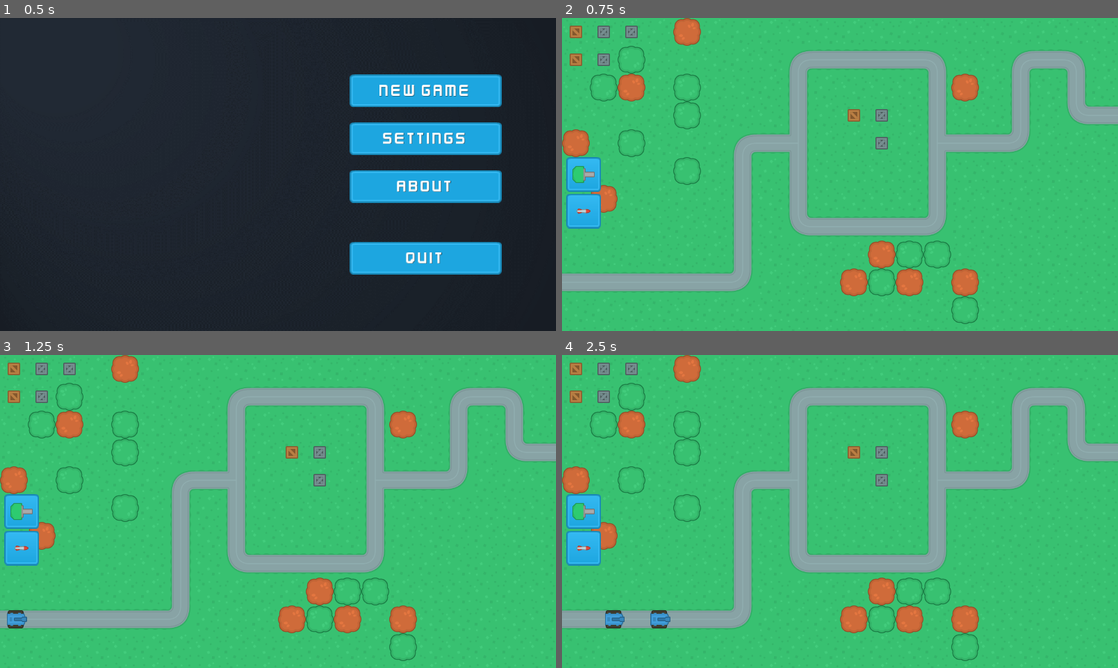
Above: before the commit, frames 1-4 (two rows, left to right).
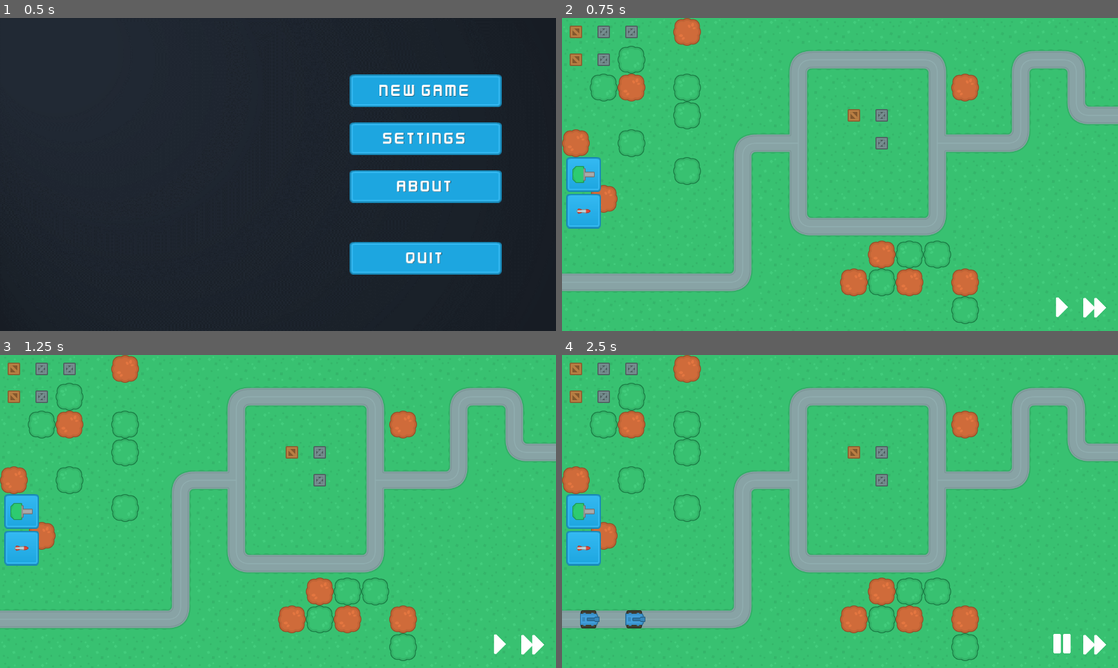
Above: after the commit, the same moments.

Repository: Maksim631/Tower-Defence
Game: Godot game, scene res://SceneHandler.tscn
Two runs of this game, one before a commit and one after it. Both use one fixed random seed, a clock stepped at 60 frames per second and the inputs below.
Inputs (mouse positions are in pixels of both pictures, inside the frame that each line leads up to):
- Up to frame 1 (0.5 s): no input
- Up to frame 2 (0.75 s): click "New Game" at 0.5 s
- Up to frame 3 (1.25 s): no input
- Up to frame 4 (2.5 s): click (1062, 642) at 1.27 s; click (1095, 642) at 2.02 s

Frame 1 is identical in both runs. In frame 2, 0.3% of the frame differs, in the area x 88-98%, y 89-96%; in frame 3, 0.4%; in frame 4, 1.1%, in the area x 3-98%, y 81-96%.

Commit message:
Pause/Play and SpeedUp buttons

Diff:
--- a/Scenes/MainScenes/GameScene.gd
+++ b/Scenes/MainScenes/GameScene.gd
@@ -14,7 +14,6 @@
 	map_node = $Map1
 	for i in get_tree().get_nodes_in_group("build_buttons"):
 		i.connect("pressed", self, "initiate_build_mode", [i.get_name()])
-	start_next_wave()
 
 
 func _process(delta):
--- a/Scenes/MainScenes/GameScene.tscn
+++ b/Scenes/MainScenes/GameScene.tscn
@@ -6,6 +6,9 @@
 [ext_resource path="res://Assets/UI/Buttons/blue_button12.png" type="Texture" id=4]
 [ext_resource path="res://Scenes/MainScenes/GameScene.gd" type="Script" id=5]
 [ext_resource path="res://Scenes/MainScenes/UI.gd" type="Script" id=6]
+[ext_resource path="res://Assets/Icons/fastForward.png" type="Texture" id=7]
+[ext_resource path="res://Assets/Icons/pause.png" type="Texture" id=8]
+[ext_resource path="res://Assets/Icons/right.png" type="Texture" id=9]
 
 [node name="GameScene" type="Node2D"]
 script = ExtResource( 5 )
@@ -67,3 +70,38 @@
 margin_bottom = -10.0
 texture = ExtResource( 2 )
 expand = true
+
+[node name="HBoxContainer" type="HBoxContainer" parent="UI/HUD"]
+anchor_left = 1.0
+anchor_top = 1.0
+anchor_right = 1.0
+anchor_bottom = 1.0
+margin_left = -164.0
+margin_top = -90.0
+margin_right = -20.0
+margin_bottom = -20.0
+
+[node name="PausePlay" type="TextureButton" parent="UI/HUD/HBoxContainer"]
+pause_mode = 2
+margin_right = 70.0
+margin_bottom = 70.0
+rect_min_size = Vector2( 70, 70 )
+size_flags_horizontal = 4
+size_flags_vertical = 4
+toggle_mode = true
+texture_normal = ExtResource( 9 )
+texture_pressed = ExtResource( 8 )
+expand = true
+
+[node name="SpeedUp" type="TextureButton" parent="UI/HUD/HBoxContainer"]
+margin_left = 74.0
+margin_right = 144.0
+margin_bottom = 70.0
+rect_min_size = Vector2( 70, 70 )
+size_flags_horizontal = 4
+size_flags_vertical = 4
+texture_normal = ExtResource( 7 )
+expand = true
+
+[connection signal="pressed" from="UI/HUD/HBoxContainer/PausePlay" to="UI" method="_on_PausePlay_pressed"]
+[connection signal="pressed" from="UI/HUD/HBoxContainer/SpeedUp" to="UI" method="_on_SpeedUp_pressed"]
--- a/Scenes/MainScenes/UI.gd
+++ b/Scenes/MainScenes/UI.gd
@@ -27,3 +27,24 @@
 	if get_node("TowerPreview/DragTower").modulate != Color(color):
 		get_node("TowerPreview/DragTower").modulate = Color(color)
 		get_node("TowerPreview/Sprite").modulate = Color(color)
+
+
+func _on_PausePlay_pressed():
+	if get_parent().build_mode:
+		get_parent().cancel_build_mode()
+	if get_tree().is_paused():
+		get_tree().paused = false
+	elif get_parent().current_wave == 0:
+		get_parent().current_wave += 1
+		get_parent().start_next_wave()
+	else:
+		get_tree().paused = true
+
+
+func _on_SpeedUp_pressed():
+	if get_parent().build_mode:
+		get_parent().cancel_build_mode()
+	if Engine.get_time_scale() == 2.0:
+		Engine.set_time_scale(1.0)
+	else:
+		Engine.set_time_scale(2.0)
Binary file added: Assets/Icons/fastForward.png
Binary file added: Assets/Icons/pause.png
Not shown, added: Assets/Icons/pause.png.import
Binary file added: Assets/Icons/right.png
Not shown: 1 places in Scenes/MainScenes/GameScene.tscn that only renumber resources
Not shown, changed: .DS_Store
Not shown, changed: Assets/.DS_Store
Not shown, added: Assets/Icons/.DS_Store
Not shown, changed: Scenes/.DS_Store
